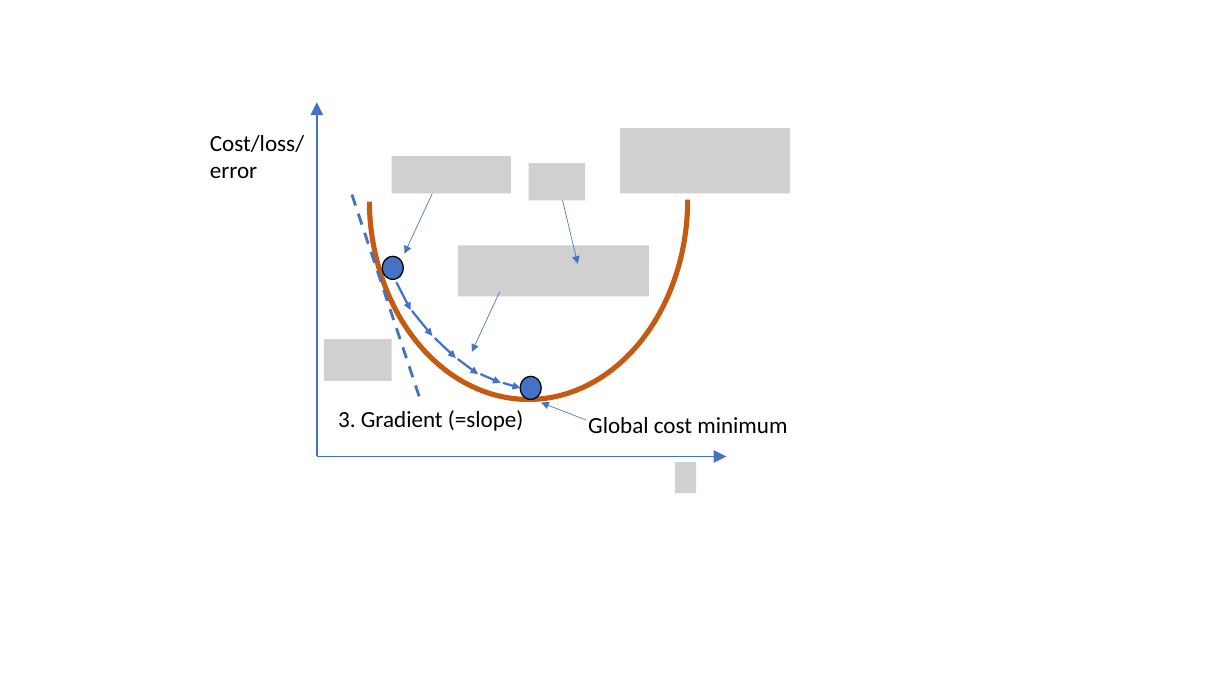
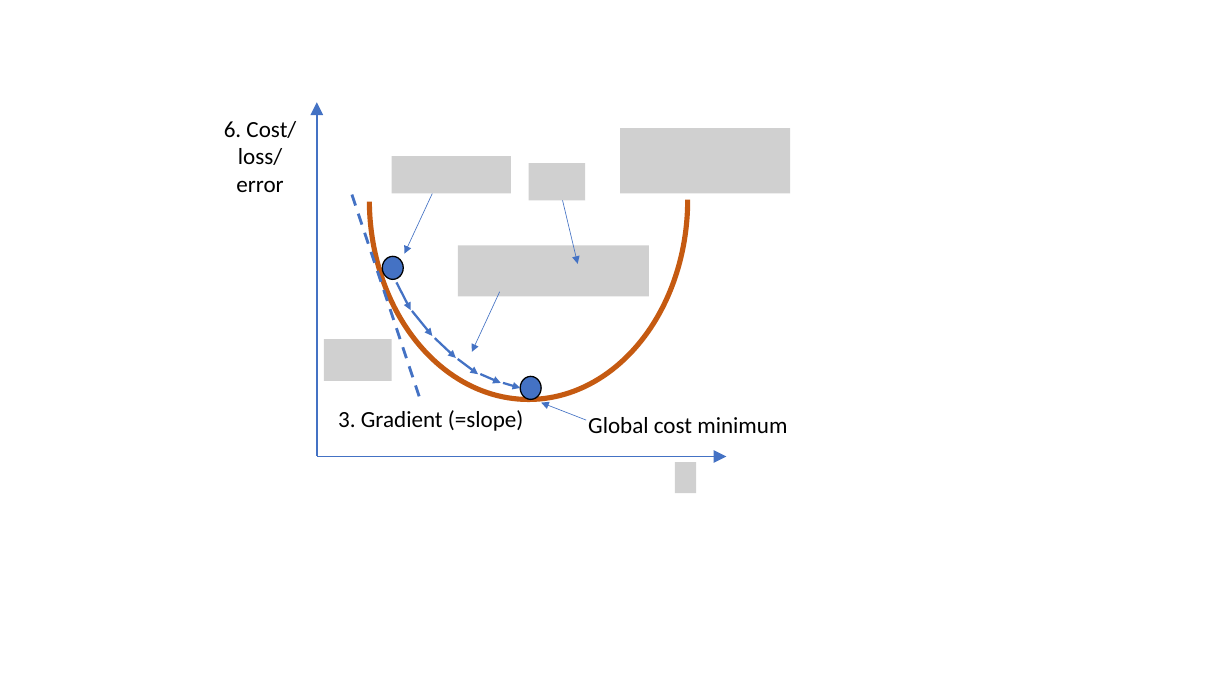
Before and after one commit to daniel-yj-yang/ml, a slide deck: slide 1 of model_training/images/gradient_descent.pptx. Drawn at 1232x693 pixels with LibreOffice and Linux fonts; fonts in the diff are those of the drawing; grey boxes stand for pictures. Boxes give left, top, right and bottom in pixels: in the first picture for what was removed or moved away, otherwise in the second. Text is boxed around its words. In the diff, an @@ line names an element or a change of style, - is before the commit and + after.

```diff
--- a/model_training/images/gradient_descent.pptx
+++ b/model_training/images/gradient_descent.pptx
@@ text at [224,121,296,192]: text changed @@
-Cost/loss/
-error
+6. Cost/
+loss/
+error
```
Also in this commit, not shown: 1 other file.
